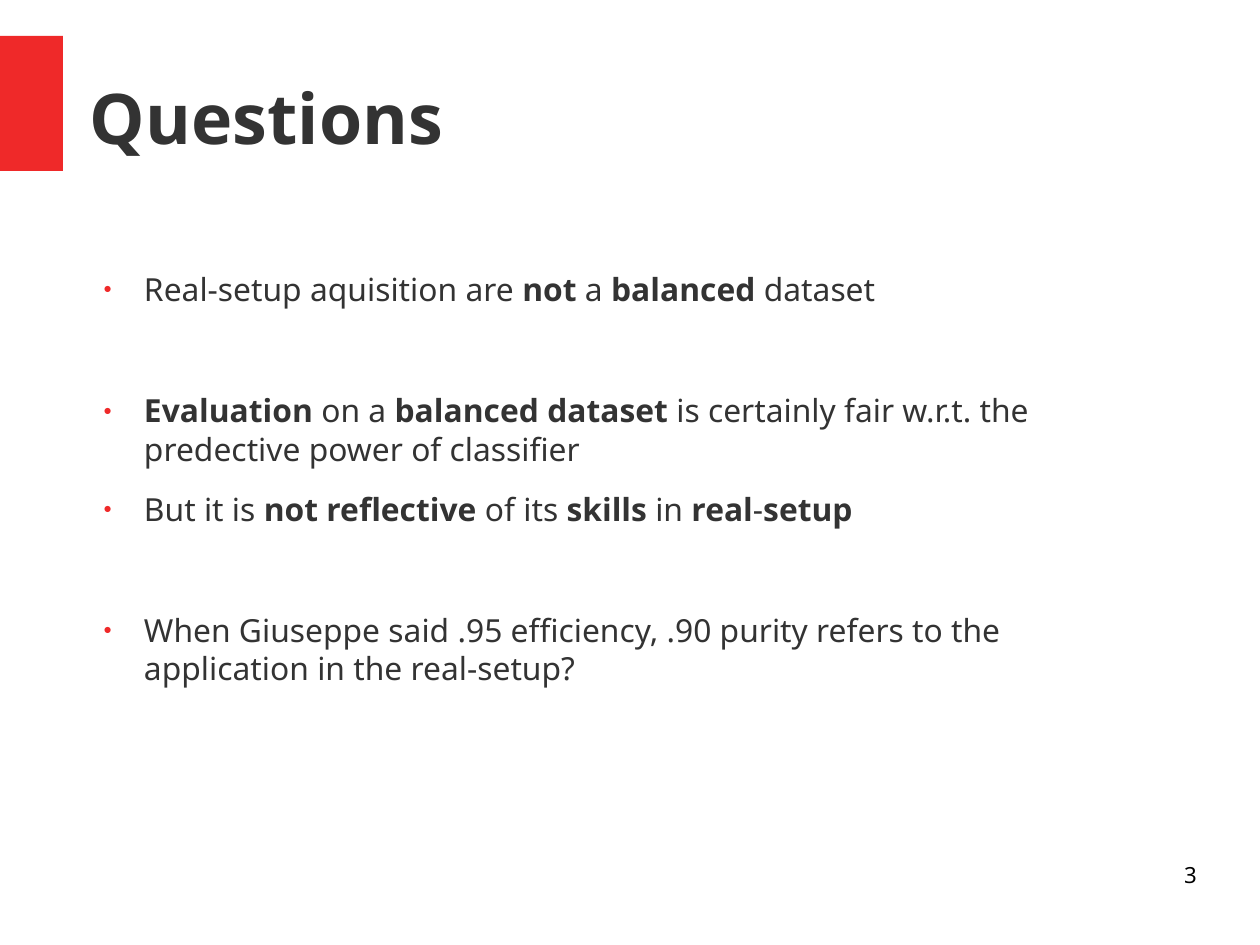
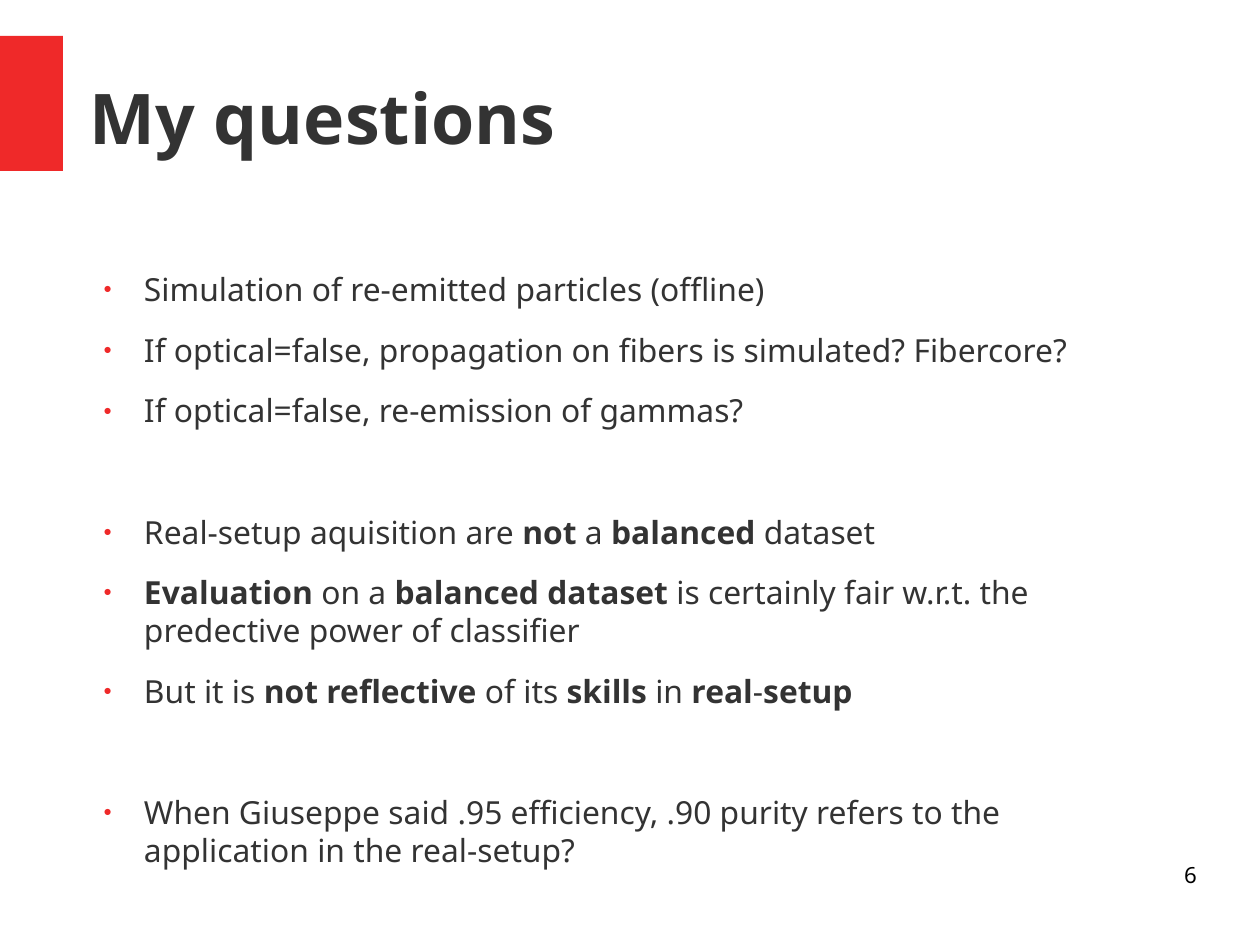
Before and after one commit to luigiberducci/ML4NP, a slide deck: slide 6 of Docs/meeting_ml4np_16giu2020.odp (slide 3 before the commit). Drawn at 1260x945 pixels with LibreOffice and Linux fonts; fonts in the diff are those of the drawing. Boxes give left, top, right and bottom in pixels: in the first picture for what was removed or moved away, otherwise in the second. Text is boxed around its words. In the diff, an @@ line names an element or a change of style, - is before the commit and + after.

```diff
--- a/Docs/meeting_ml4np_16giu2020.odp
+++ b/Docs/meeting_ml4np_16giu2020.odp
@@ title at <box>90,91,555,161</box>: text changed @@
-Questions
+My questions
@@ text at <box>144,276,1067,430</box>: paragraphs added @@
+● Simulation of re-emitted particles (offline)
+● If optical=false, propagation on fibers is simulated? Fibercore?
+● If optical=false, re-emission of gammas?
@@ page number at <box>1184,867,1197,884</box>: text changed @@
-3
+6
```
Also in this commit, not shown: 2 other slides changed, 3 slides added, 3 other files.
